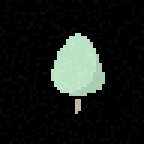
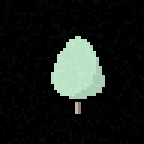
Two versions of the same layered image (144 x 144). Layer-by-layer changes:
painted on "Edge" over [51, 33, 108, 114]
painted on "Tree copy #1" over [69, 42, 108, 102]
painted on "Tree" over [51, 33, 108, 102]
added layer "Darken" (30%) above "Stem" over [78, 102, 81, 114]
